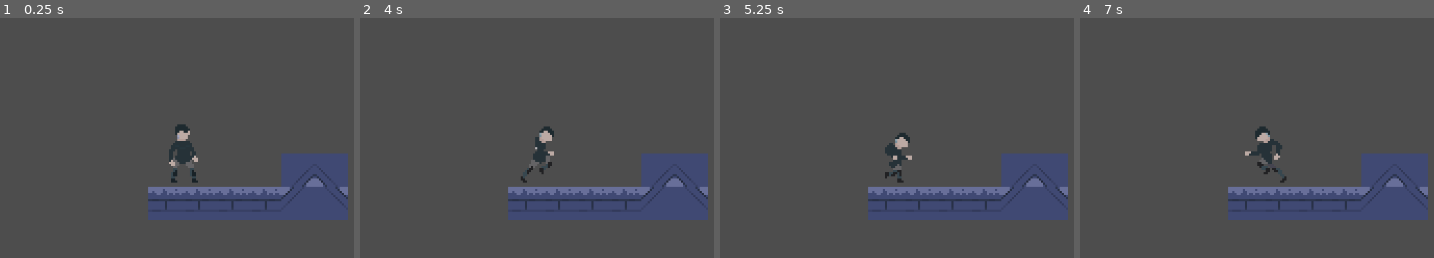
Above: before the commit, frames 1-4 (left to right).
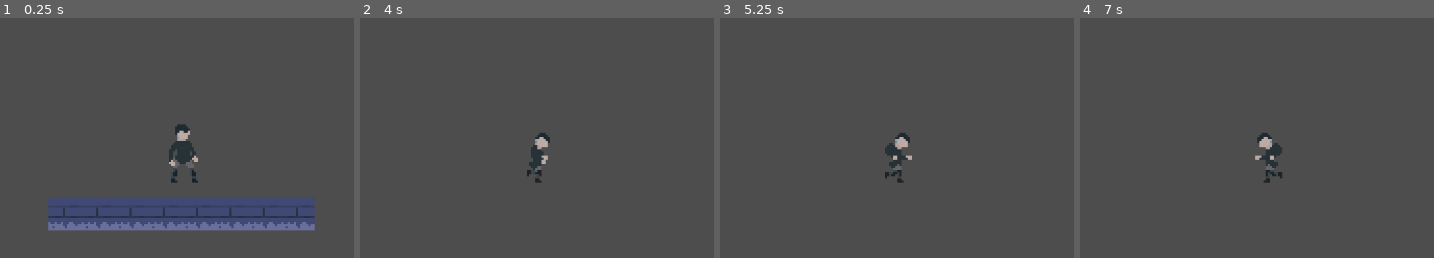
Above: after the commit, the same moments.

Repository: Ivanmaxx/Prosthesium
Game: Godot game, scene res://main.tscn
The game is run twice, just before and just after one commit, with the same random seed, the same clock (stepped at 60 frames per second) and the same inputs.
Inputs (mouse positions are in pixels of both pictures, inside the frame that each line leads up to):
- Up to frame 1 (0.25 s): no input
- Up to frame 2 (4 s): tap Enter (ui_accept) at 0.5, 0.77, 1.52, 3.02, 3.77 s; move the mouse to (outside the picture) at 0.52 s; press the mouse at (outside the picture) at 0.53 s; hold Right (ui_right) 0.53-2.03 s; move the mouse to (381, 176) at 1.27 s; release the mouse at (381, 176) at 1.28 s; click (381, 176) at 1.35 s; move the mouse to (621, 54) at 2.02 s; hold Left (ui_left) 2.03-2.78 s; hold E (item_use) 2.03-2.78 s; click (621, 54) at 2.3 s; move the mouse to (501, 243) at 2.77 s; hold Right (ui_right) from 2.78 s (still down); click (501, 243) at 2.85 s; move the mouse to (outside the picture) at 3.52 s; press the mouse at (outside the picture) at 3.53 s
- Up to frame 3 (5.25 s): move the mouse to (outside the picture) at 4.27 s; release Right (ui_right) at 4.28 s; release the mouse at (outside the picture) at 4.28 s; hold Left (ui_left) 4.28-5.03 s; tap E (item_use) at 4.35 s; tap Enter (ui_accept) at 4.52 s; click (outside the picture) at 4.55 s; move the mouse to (943, 152) at 5.02 s; press the mouse at (943, 152) at 5.03 s; hold Right (ui_right) from 5.03 s (still down)
- Up to frame 4 (7 s): move the mouse to (1140, 42) at 5.77 s; release Right (ui_right) at 5.78 s; release the mouse at (1140, 42) at 5.78 s; hold Left (ui_left) from 5.78 s (still down); click (1140, 42) at 5.85 s; tap Enter (ui_accept) at 6.02, 6.77 s; move the mouse to (outside the picture) at 6.52 s; hold E (item_use) from 6.53 s (still down); click (outside the picture) at 6.8 s

The runs differ from the first frame. In frame 1, 13% of the frame differs, in the area x 13-99%, y 56-89%; in frame 2, 11%; in frame 3, 10%; in frame 4, 11%.

Commit message:
fixed one punch man and movement
Player now falls through tiles

Diff:
--- a/Godot/Prosthesium/Player.gd
+++ b/Godot/Prosthesium/Player.gd
@@ -10,8 +10,6 @@
 var if_has_key = false
 @onready var _animated_sprite = $AnimatedSprite2D
 
-func _ready():
-	pass
 func _physics_process(delta):
 	if not is_on_floor():
 		velocity.y += gravity * delta
@@ -20,32 +18,27 @@
 		velocity.y = JUMP_VELOCITY
 
 	if Input.is_action_pressed("ui_left"):
-		velocity.x = - SPEED
+		velocity.x = -SPEED
 		_animated_sprite.play("run")
 		_animated_sprite.flip_h = true
 	elif Input.is_action_pressed("ui_right"):
 		velocity.x = SPEED
 		_animated_sprite.flip_h = false
 		_animated_sprite.play("run")
-	if Input.is_action_pressed("hand_action_1") and can_attack:
+	'''if Input.is_action_pressed("hand_action_1") and can_attack:
 		_animated_sprite.play("punch")
 		can_attack = false
-		'''if hitbox.is_colliding():
+		if hitbox.is_colliding():
 			for i in hitbox.get_colliders():
 				if i.is_in_group("Enemies"):
 					i.take_damage(20)'''
 
-	if _on_animated_sprite_2d_animation_finished():
-		can_attack = true
-
 	if (not Input.is_action_pressed("ui_left")) and (not Input.is_action_pressed("ui_right")):
 		velocity.x = 0
+		can_attack = true
 
 	if Input.is_anything_pressed() == false:
 		_animated_sprite.play("idle")
-
-	move_and_slide()
-
-
-func _on_animated_sprite_2d_animation_finished():
-	pass # Replace with function body.
+	print(velocity.y)
+	if velocity.length() > 0:
+		move_and_slide()
--- a/Godot/Prosthesium/Player.tscn
+++ b/Godot/Prosthesium/Player.tscn
@@ -70,7 +70,7 @@
 "duration": 1.0,
 "texture": SubResource("AtlasTexture_td5pq")
 }],
-"loop": true,
+"loop": false,
 "name": &"idle",
 "speed": 1.2
 }, {
@@ -93,7 +93,7 @@
 "duration": 1.0,
 "texture": SubResource("AtlasTexture_y2kbb")
 }],
-"loop": true,
+"loop": false,
 "name": &"punch",
 "speed": 7.0
 }, {
@@ -116,13 +116,13 @@
 "duration": 1.0,
 "texture": SubResource("AtlasTexture_lwh7s")
 }],
-"loop": true,
+"loop": false,
 "name": &"run",
 "speed": 7.0
 }]
 
 [sub_resource type="RectangleShape2D" id="RectangleShape2D_grjey"]
-size = Vector2(32, 69)
+size = Vector2(42, 84)
 
 [node name="CharacterBody2D" type="CharacterBody2D"]
 script = ExtResource("1_m82r6")
@@ -133,11 +133,8 @@
 position = Vector2(3, 0)
 scale = Vector2(3, 3)
 sprite_frames = SubResource("SpriteFrames_0x8pi")
-animation = &"run"
-frame_progress = 0.541504
+animation = &"idle"
 
 [node name="CollisionShape2D" type="CollisionShape2D" parent="."]
-position = Vector2(1, -1.5)
+position = Vector2(3, 0)
 shape = SubResource("RectangleShape2D_grjey")
-
-[connection signal="animation_finished" from="AnimatedSprite2D" to="." method="_on_animated_sprite_2d_animation_finished"]
--- a/Godot/Prosthesium/main.tscn
+++ b/Godot/Prosthesium/main.tscn
@@ -75,6 +75,7 @@
 z_index = 999
 position = Vector2(-66, -47)
 
-[node name="TileMap" parent="CharacterBody2D" instance=ExtResource("3_bk1wh")]
+[node name="TileMap" parent="." instance=ExtResource("3_bk1wh")]
+position = Vector2(-66, -47)
 tile_set = SubResource("TileSet_22xe0")
-layer_0/tile_data = PackedInt32Array(131071, 589824, 3, 65536, 589824, 3, 65537, 589824, 3, 65538, 589824, 3, 65539, 655360, 3, 3, 524288, 1, 4, 655360, 1, 65540, 524288, 3)
+layer_0/tile_data = PackedInt32Array(196604, 589824, 1, 196605, 589824, 1, 196606, 589824, 1, 196607, 589824, 1, 131072, 589824, 1, 131073, 589824, 1, 131074, 589824, 1, 131075, 589824, 1)
--- a/Godot/Prosthesium/project.godot
+++ b/Godot/Prosthesium/project.godot
@@ -12,7 +12,7 @@
 
 config/name="Prosthesium"
 run/main_scene="res://main.tscn"
-config/features=PackedStringArray("4.2")
+config/features=PackedStringArray("4.3")
 
 [display]
 
@@ -22,34 +22,34 @@
 
 ui_left={
 "deadzone": 0.5,
-"events": [Object(InputEventKey,"resource_local_to_scene":fa …(174 unchanged characters)… l_keycode":0,"key_label":0,"unicode":0,"echo":false,"script":null)
+"events": [Object(InputEventKey,"resource_local_to_scene":fa …(174 unchanged characters)… l_keycode":0,"key_label":0,"unicode":0,"location":0,"echo":false,"script":null)
 , Object(InputEventJoypadButton,"resource_local_to_scene":false,"resource_name":"","device":0,"button_index":13,"pressure":0.0,"pressed":false,"script":null)
 , Object(InputEventJoypadMotion,"resource_local_to_scene":false,"resource_name":"","device":0,"axis":0,"axis_value":-1.0,"script":null)
-, Object(InputEventKey,"resource_local_to_scene":false,"reso …(164 unchanged characters)… ycode":65,"key_label":0,"unicode":1092,"echo":false,"script":null)
+, Object(InputEventKey,"resource_local_to_scene":false,"reso …(164 unchanged characters)… ycode":65,"key_label":0,"unicode":1092,"location":0,"echo":false,"script":null)
 ]
 }
 ui_right={
 "deadzone": 0.5,
-"events": [Object(InputEventKey,"resource_local_to_scene":fa …(174 unchanged characters)… l_keycode":0,"key_label":0,"unicode":0,"echo":false,"script":null)
+"events": [Object(InputEventKey,"resource_local_to_scene":fa …(174 unchanged characters)… l_keycode":0,"key_label":0,"unicode":0,"location":0,"echo":false,"script":null)
 , Object(InputEventJoypadButton,"resource_local_to_scene":false,"resource_name":"","device":0,"button_index":14,"pressure":0.0,"pressed":false,"script":null)
 , Object(InputEventJoypadMotion,"resource_local_to_scene":false,"resource_name":"","device":0,"axis":0,"axis_value":1.0,"script":null)
-, Object(InputEventKey,"resource_local_to_scene":false,"reso …(164 unchanged characters)… ycode":68,"key_label":0,"unicode":1074,"echo":false,"script":null)
+, Object(InputEventKey,"resource_local_to_scene":false,"reso …(164 unchanged characters)… ycode":68,"key_label":0,"unicode":1074,"location":0,"echo":false,"script":null)
 ]
 }
 ui_up={
 "deadzone": 0.5,
-"events": [Object(InputEventKey,"resource_local_to_scene":fa …(174 unchanged characters)… l_keycode":0,"key_label":0,"unicode":0,"echo":false,"script":null)
+"events": [Object(InputEventKey,"resource_local_to_scene":fa …(174 unchanged characters)… l_keycode":0,"key_label":0,"unicode":0,"location":0,"echo":false,"script":null)
 , Object(InputEventJoypadButton,"resource_local_to_scene":false,"resource_name":"","device":0,"button_index":11,"pressure":0.0,"pressed":false,"script":null)
 , Object(InputEventJoypadMotion,"resource_local_to_scene":false,"resource_name":"","device":0,"axis":1,"axis_value":-1.0,"script":null)
-, Object(InputEventKey,"resource_local_to_scene":false,"reso …(164 unchanged characters)… ycode":87,"key_label":0,"unicode":1094,"echo":false,"script":null)
+, Object(InputEventKey,"resource_local_to_scene":false,"reso …(164 unchanged characters)… ycode":87,"key_label":0,"unicode":1094,"location":0,"echo":false,"script":null)
 ]
 }
 ui_down={
 "deadzone": 0.5,
-"events": [Object(InputEventKey,"resource_local_to_scene":fa …(174 unchanged characters)… l_keycode":0,"key_label":0,"unicode":0,"echo":false,"script":null)
+"events": [Object(InputEventKey,"resource_local_to_scene":fa …(174 unchanged characters)… l_keycode":0,"key_label":0,"unicode":0,"location":0,"echo":false,"script":null)
 , Object(InputEventJoypadButton,"resource_local_to_scene":false,"resource_name":"","device":0,"button_index":12,"pressure":0.0,"pressed":false,"script":null)
 , Object(InputEventJoypadMotion,"resource_local_to_scene":false,"resource_name":"","device":0,"axis":1,"axis_value":1.0,"script":null)
-, Object(InputEventKey,"resource_local_to_scene":false,"reso …(164 unchanged characters)… ycode":83,"key_label":0,"unicode":1099,"echo":false,"script":null)
+, Object(InputEventKey,"resource_local_to_scene":false,"reso …(164 unchanged characters)… ycode":83,"key_label":0,"unicode":1099,"location":0,"echo":false,"script":null)
 ]
 }
 hand_action_1={
@@ -64,12 +64,12 @@
 }
 dash={
 "deadzone": 0.5,
-"events": [Object(InputEventKey,"resource_local_to_scene":fa …(175 unchanged characters)… ode":4194325,"key_label":0,"unicode":0,"echo":false,"script":null)
+"events": [Object(InputEventKey,"resource_local_to_scene":fa …(175 unchanged characters)… ode":4194325,"key_label":0,"unicode":0,"location":0,"echo":false,"script":null)
 ]
 }
 item_use={
 "deadzone": 0.5,
-"events": [Object(InputEventKey,"resource_local_to_scene":fa …(172 unchanged characters)… eycode":69,"key_label":0,"unicode":101,"echo":false,"script":null)
+"events": [Object(InputEventKey,"resource_local_to_scene":fa …(172 unchanged characters)… eycode":69,"key_label":0,"unicode":101,"location":0,"echo":false,"script":null)
 ]
 }
 
